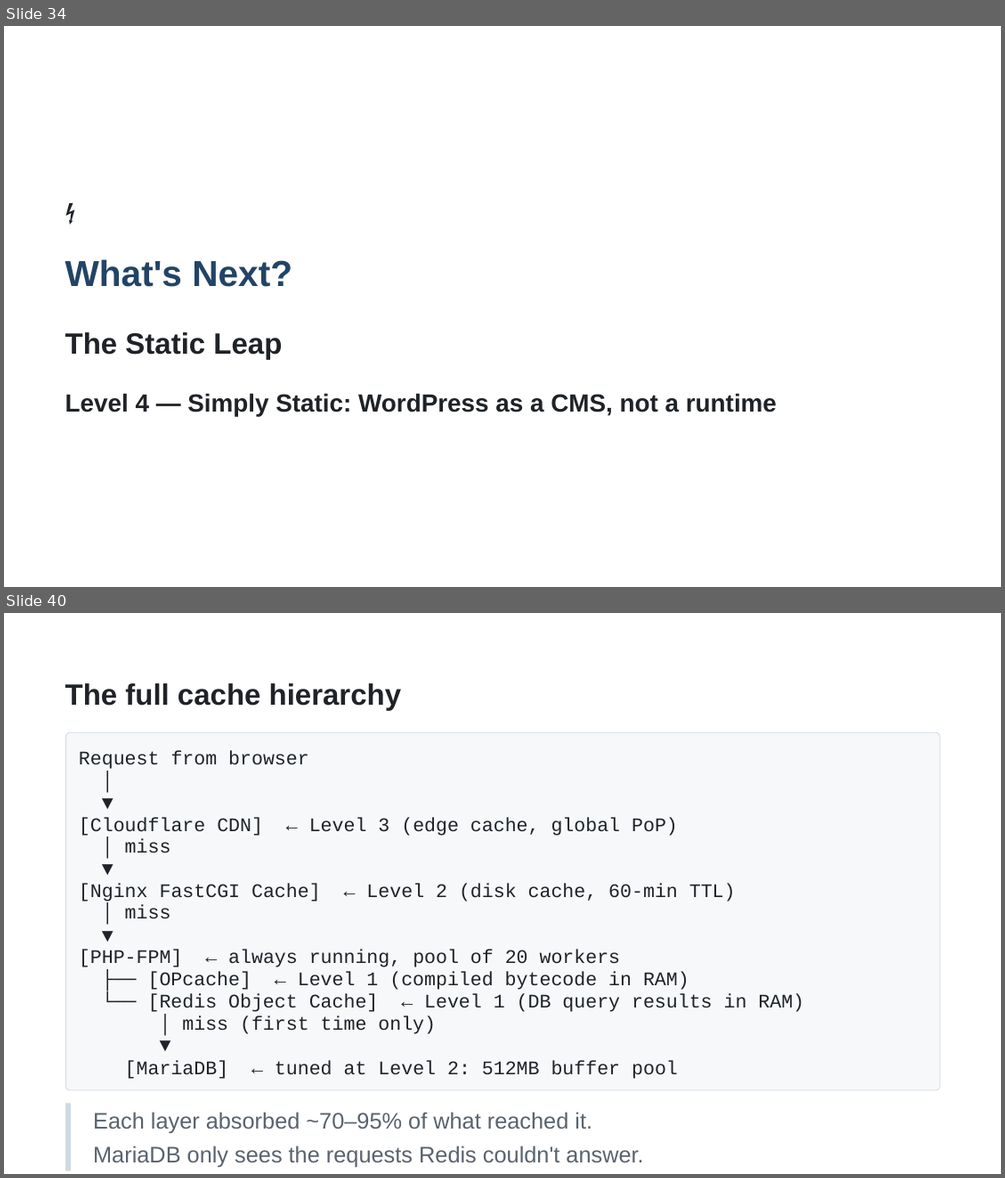
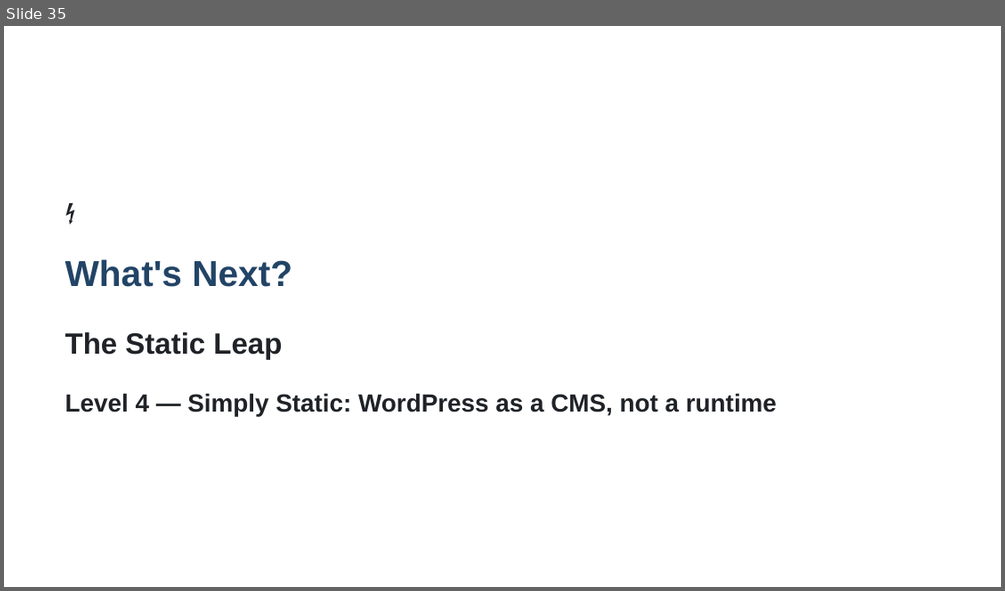
Before and after one commit to NedkoHristov/WordPress-Europe-2026, a slide deck: SLIDES-RICH-editable.pptx. Shown one above the other, each under a label of ours: slides 34 and 40 before the commit, slide 35 after it; the slides between them are not shown. The pictures are 1005x1178 and 1005x591 pixels, drawn with LibreOffice and Linux fonts; fonts in the diff are those of the drawing. Boxes give left, top, right and bottom in pixels: in the first picture for what was removed or moved away, otherwise in the second. Text is boxed around its words. In the diff, an @@ line names an element or a change of style, - is before the commit and + after.

```diff
--- a/SLIDES-RICH-editable.pptx
+++ b/SLIDES-RICH-editable.pptx
@@ slide 40 removed at [4,613,1001,1174], background #FFFFFF @@
@@ freeform shape removed at [4,613,1001,1174] @@
@@ text removed at [65,683,402,711] @@
-The full cache hierarchy
@@ freeform shape removed at [66,732,940,1090] @@
@@ freeform shape removed at [66,732,940,1090] @@
@@ text removed at [79,751,309,769] @@
-Request from browser
@@ text removed at [79,768,113,789] @@
-│
@@ text removed at [79,790,113,811] @@
-▼
@@ text removed at [79,817,678,835] @@
-[Cloudflare CDN] ← Level 3 (edge cache, global PoP)
@@ text removed at [125,839,171,853] @@
-│ miss
@@ text removed at [79,856,113,877] @@
-▼
@@ text removed at [79,883,736,901] @@
-[Nginx FastCGI Cache] ← Level 2 (disk cache, 60-min TTL)
@@ text removed at [125,905,171,919] @@
-│ miss
@@ text removed at [79,923,113,944] @@
-▼
@@ text removed at [79,949,621,967] @@
-[PHP-FPM] ← always running, pool of 20 workers
@@ text removed at [148,971,689,989] @@
-├── [OPcache] ← Level 1 (compiled bytecode in RAM)
@@ text removed at [148,994,804,1012] @@
-└── [Redis Object Cache] ← Level 1 (DB query results in RAM)
@@ text removed at [79,1032,170,1054] @@
-▼
@@ text removed at [182,1015,436,1034] @@
-│ miss (first time only)
@@ text removed at [125,1060,678,1078] @@
-[MariaDB] ← tuned at Level 2: 512MB buffer pool
@@ freeform shape removed at [65,1103,71,1171] @@
@@ text removed at [93,1111,592,1133] @@
-Each layer absorbed ~70–95% of what reached it.
@@ text removed at [93,1145,643,1167] @@
-MariaDB only sees the requests Redis couldn't answer.
@@ what was slide 34 is now slide 35 @@
```
Also in this commit, not shown: 15 slides changed, 11 slides added, 9 other slides removed, 37 other files.
